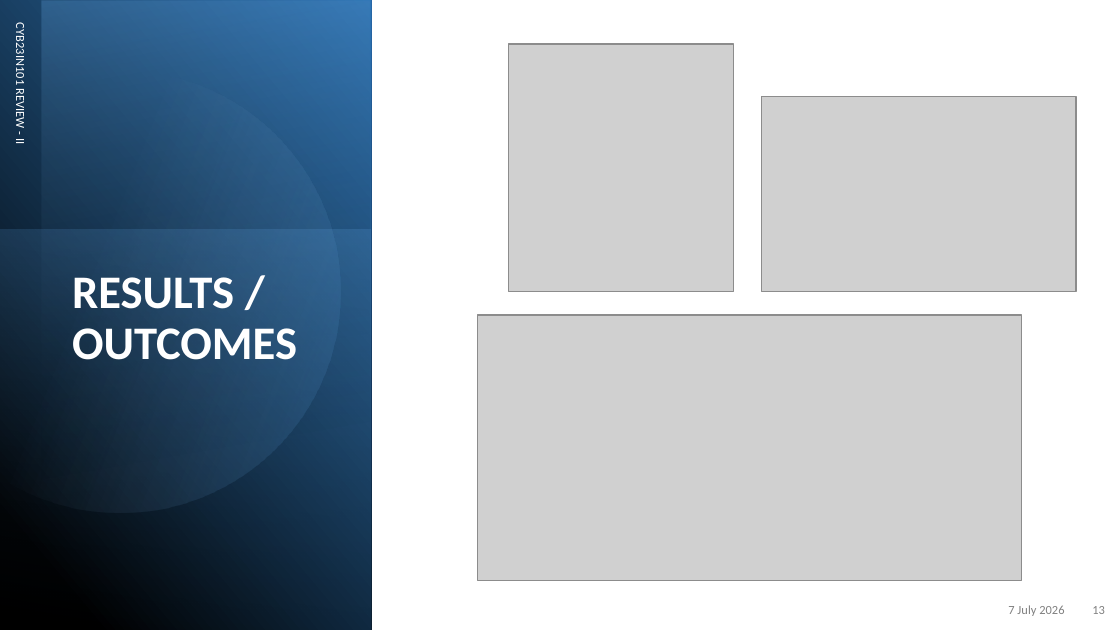
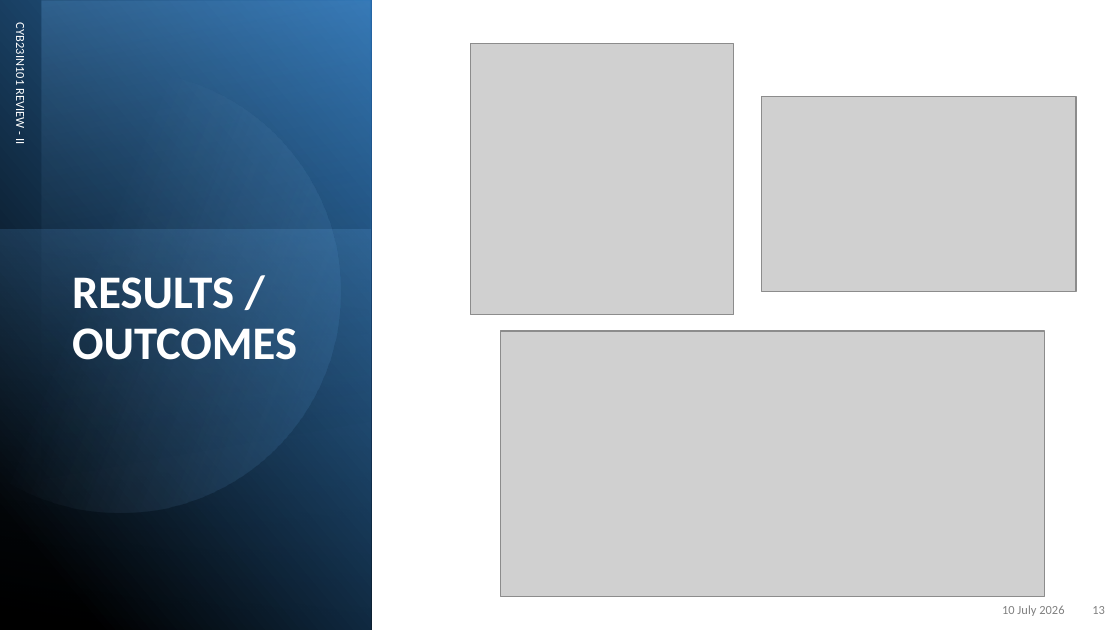
Before and after one commit to Swaminathan8237/NurseQuest, a slide deck: slide 13 of docs/SECOND_REVIEW_FILLED.pptx. Drawn at 1120x630 pixels with LibreOffice and Linux fonts; fonts in the diff are those of the drawing; grey boxes stand for pictures. Boxes give left, top, right and bottom in pixels: in the first picture for what was removed or moved away, otherwise in the second. Text is boxed around its words. In the diff, an @@ line names an element or a change of style, - is before the commit and + after.

```diff
--- a/docs/SECOND_REVIEW_FILLED.pptx
+++ b/docs/SECOND_REVIEW_FILLED.pptx
@@ picture: place and size @@
-picture at (508, 44, 734, 291)
+picture at (470, 44, 734, 315)
@@ picture: place and size @@
-picture at (477, 315, 1021, 580)
+picture at (501, 332, 1045, 597)
@@ text at (1002, 605, 1064, 616): text changed @@
-7 July 2026
+10 July 2026
```
Also in this commit, not shown: 17 other slides changed, 6 other files.
